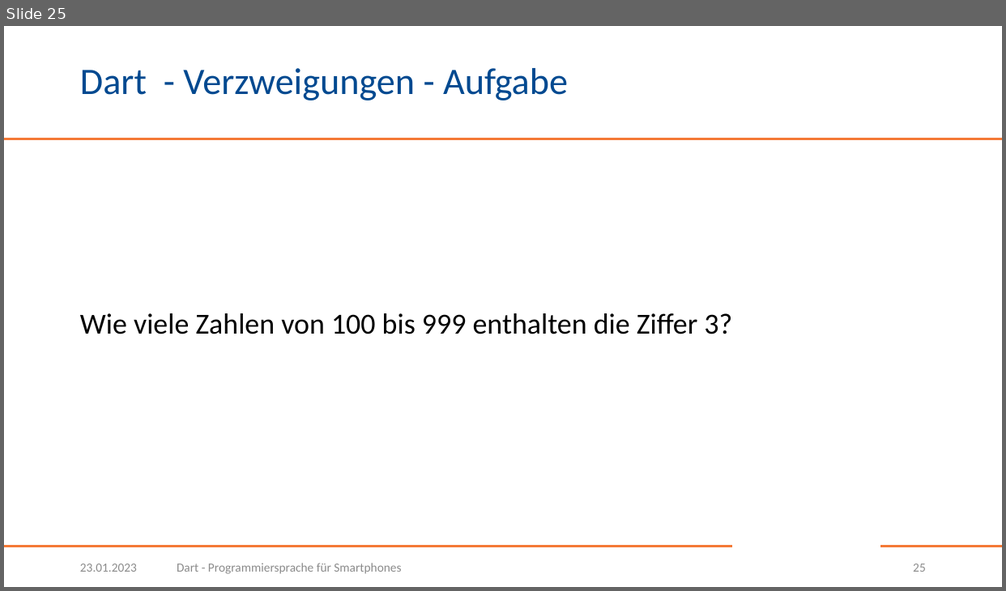
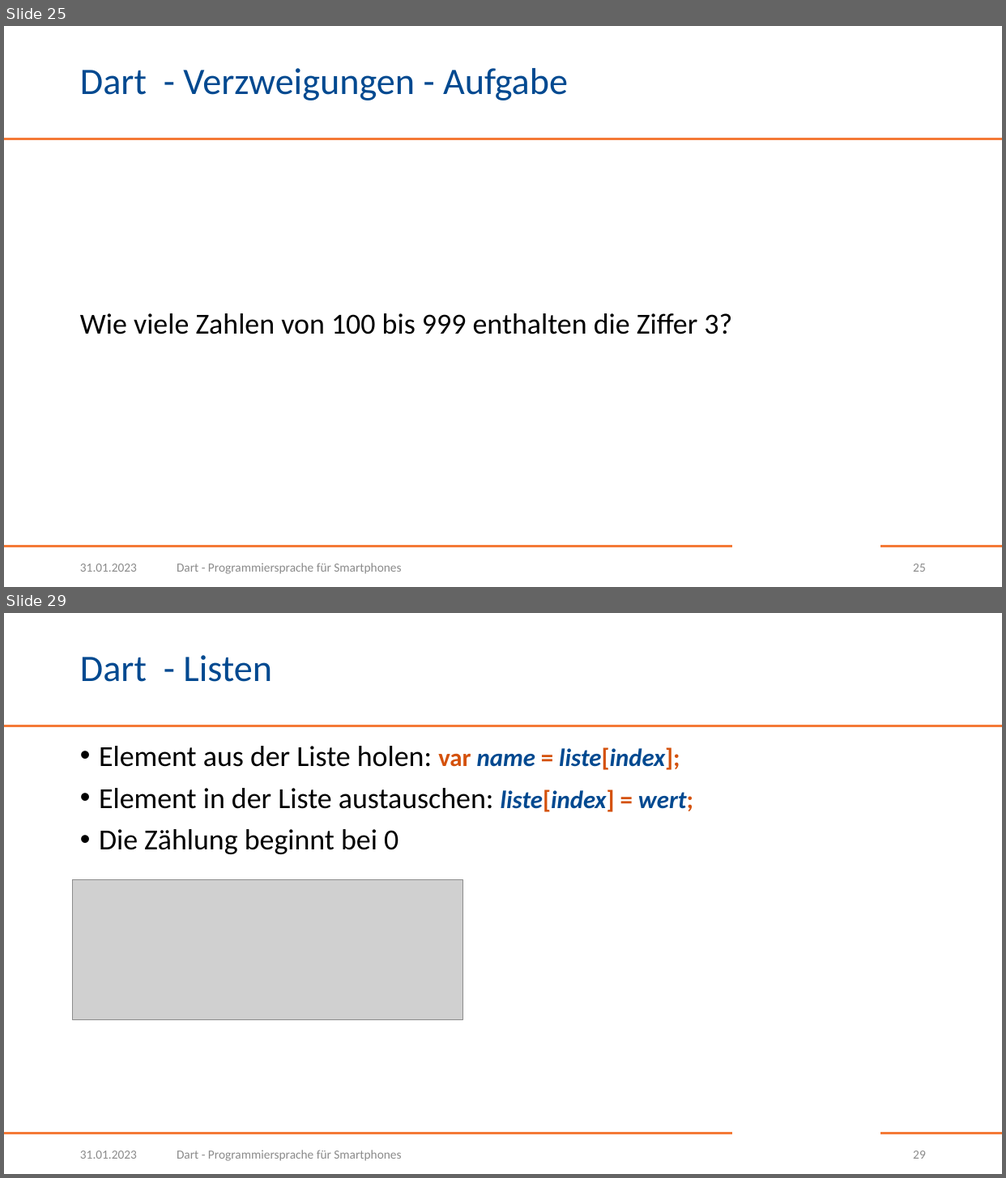
Before and after one commit to BogyMitutoyoCTL/DecisionMakingApp, a slide deck: presentations/Dart.pptx. Shown one above the other, each under a label of ours: slide 25 before the commit, slides 25 and 29 after it; the slides between them are not shown. The pictures are 1006x591 and 1006x1178 pixels, drawn with LibreOffice and Linux fonts; fonts in the diff are those of the drawing; grey boxes stand for pictures; background and template pictures are left out. Boxes give left, top, right and bottom in pixels: in the first picture for what was removed or moved away, otherwise in the second. Text is boxed around its words. In the diff, an @@ line names an element or a change of style, - is before the commit and + after.

Commit message:
Add slides 26-32 about lists

```diff
--- a/presentations/Dart.pptx
+++ b/presentations/Dart.pptx
@@ slide 29 added at box(4, 613, 1002, 1174), background #FFFFFF; not listed: 3 template elements that a slide beside it also shows @@
@@ title added at box(80, 655, 272, 682), 36 pt, text #004990 @@
+Dart - Listen
@@ text added at box(99, 746, 693, 854), 28 pt, text #000000 @@
+• Element aus der Liste holen: var name = liste[index];
+• Element in der Liste austauschen: liste[index] = wert;
+• Die Zählung beginnt bei 0
@@ picture added at box(73, 879, 463, 1020) @@
@@ text added at box(80, 1151, 137, 1159), 12 pt, text #8C8C8C @@
+31.01.2023
@@ text added at box(177, 1150, 401, 1161), 12 pt, text #8C8C8C @@
+Dart - Programmiersprache für Smartphones
@@ page number added at box(913, 1151, 926, 1159), 12 pt, text #8C8C8C @@
+29
@@ slide 25 changed as well @@
@@ text at box(80, 564, 137, 572): text changed @@
-23.01.2023
+31.01.2023
```
Also in this commit, not shown: 24 other slides changed, 6 other slides added.
